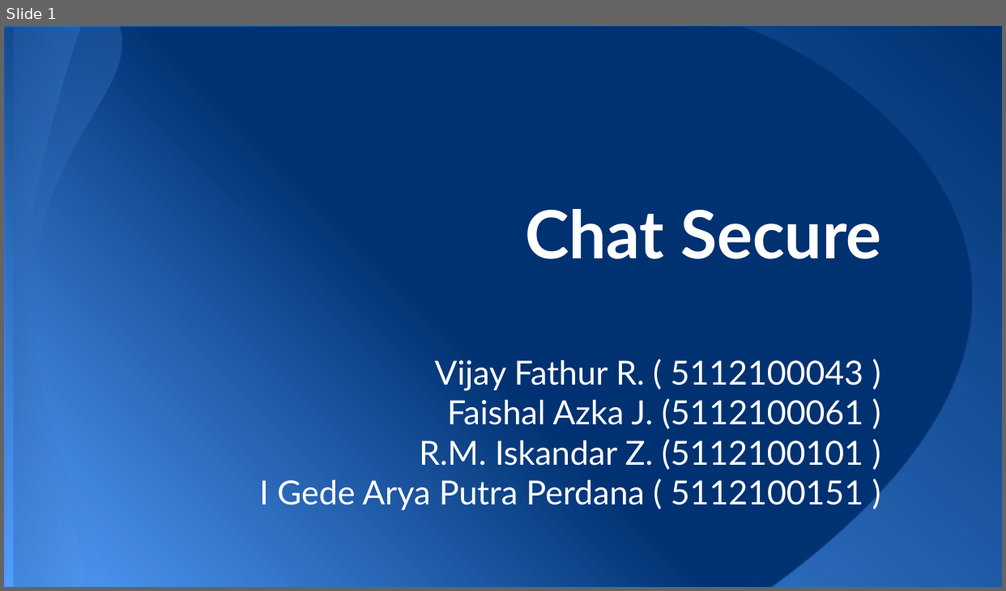
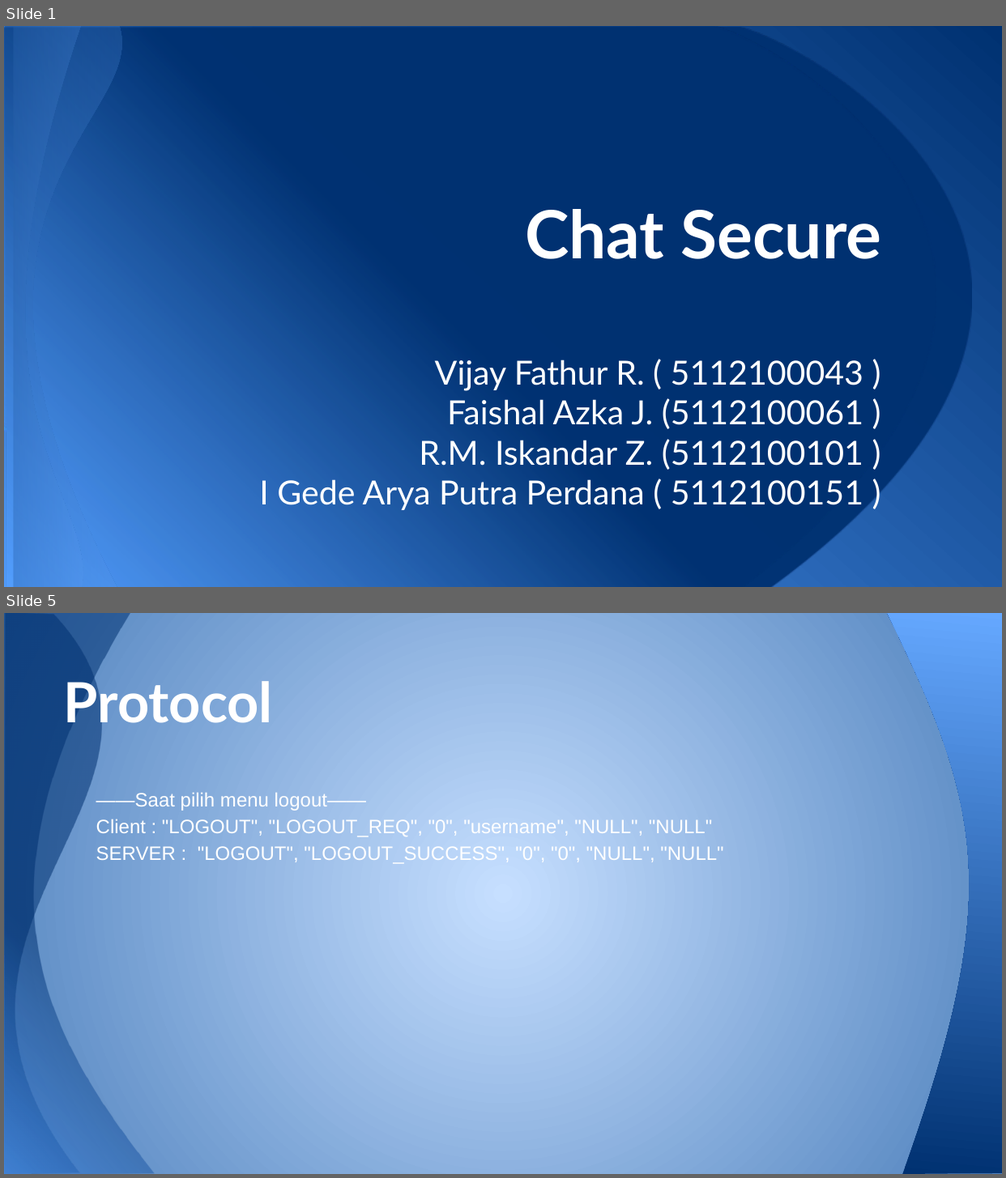
Before and after one commit to iskandarzun/KIJ, a slide deck: KIJ - Chat Secure.pptx. Shown one above the other, each under a label of ours: slide 1 before the commit, slides 1 and 5 after it; the slides between them are not shown. The pictures are 1006x591 and 1006x1178 pixels, drawn with LibreOffice and Linux fonts; fonts in the diff are those of the drawing. Boxes give left, top, right and bottom in pixels: in the first picture for what was removed or moved away, otherwise in the second. Text is boxed around its words. In the diff, an @@ line names an element or a change of style, - is before the commit and + after.

```diff
--- a/KIJ - Chat Secure.pptx
+++ b/KIJ - Chat Secure.pptx
@@ slide 5 added at [4,613,1002,1174], background gradient #C6DFFF to #4F81BD @@
@@ freeform shape added at [4,613,154,1174], fill gradient #549FFF to #003171 @@
@@ freeform shape added at [4,613,220,1174], fill gradient #549FFF to #003171 @@
@@ freeform shape added at [887,613,1002,1174], fill gradient #003171 to #65A8FF @@
@@ title added at [64,675,273,733], 40 pt, text #FFFFFF, bold @@
+Protocol
@@ text added at [96,792,723,864], 14 pt, text #FFFFFF @@
+——Saat pilih menu logout——
+Client : "LOGOUT", "LOGOUT_REQ", "0", "username", "NULL", "NULL"
+SERVER : "LOGOUT", "LOGOUT_SUCCESS", "0", "0", "NULL", "NULL"
```
Also in this commit, not shown: 6 slides changed, 1 other slide added, 3 slides removed.
